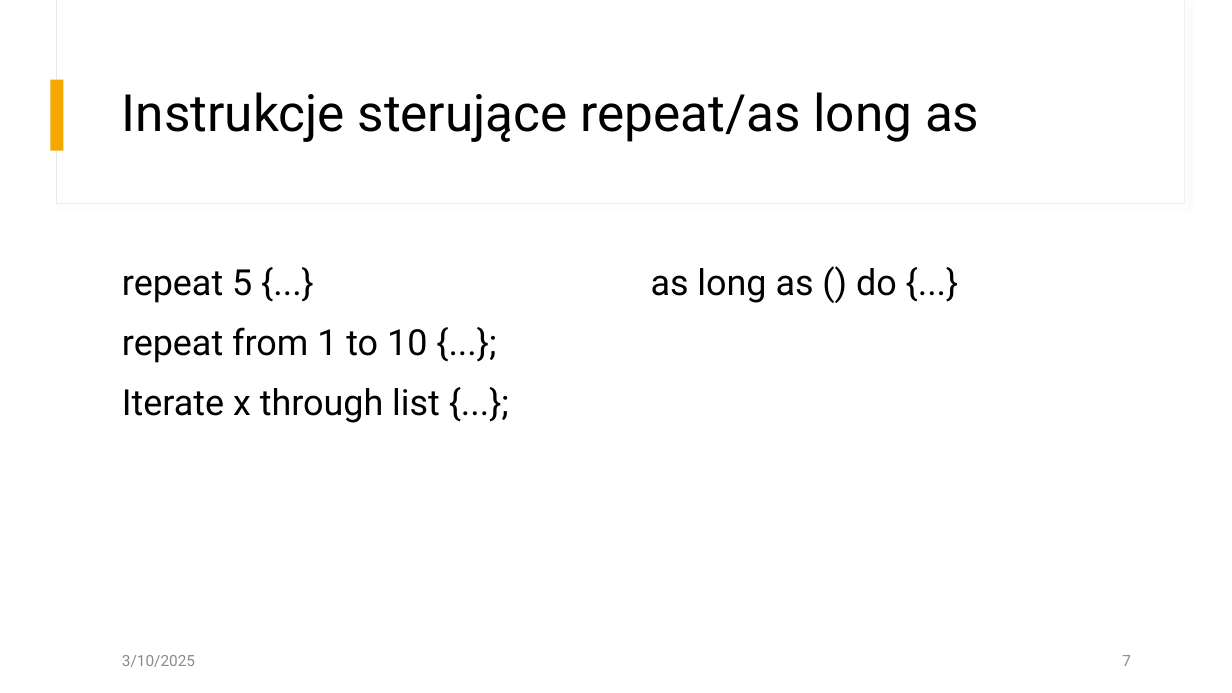
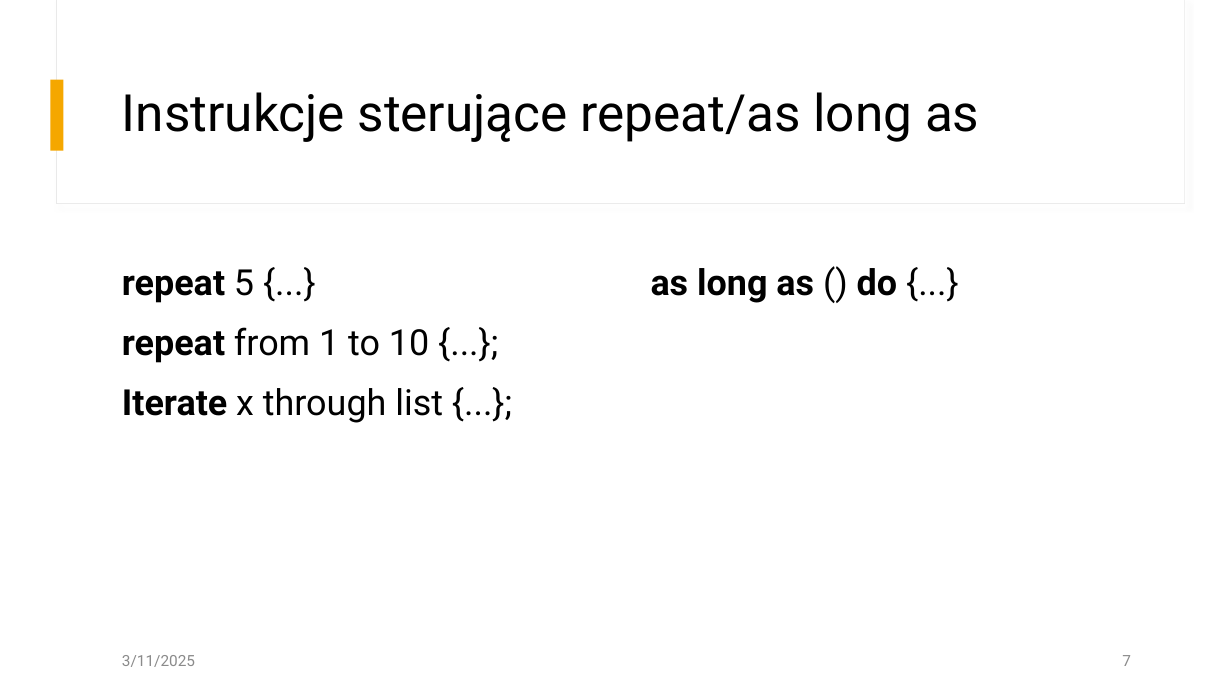
Before and after one commit to pknot212121/MapS, a slide deck: slide 7 of Prezentacja.pptx. Drawn at 1232x693 pixels with LibreOffice and Linux fonts; fonts in the diff are those of the drawing. Boxes give left, top, right and bottom in pixels: in the first picture for what was removed or moved away, otherwise in the second. Text is boxed around its words. In the diff, an @@ line names an element or a change of style, - is before the commit and + after.

```diff
--- a/Prezentacja.pptx
+++ b/Prezentacja.pptx
@@ text "repeat 5 {...}" at (122,269,443,423): bold on in "repeat", "repeat", "Iterate" @@
@@ text "as long as () do ..." at (651,268,898,303): bold on in "as long as do" @@
@@ text at (122,655,195,667): text changed @@
-3/10/2025
+3/11/2025
```
Also in this commit, not shown: 6 other slides changed.
